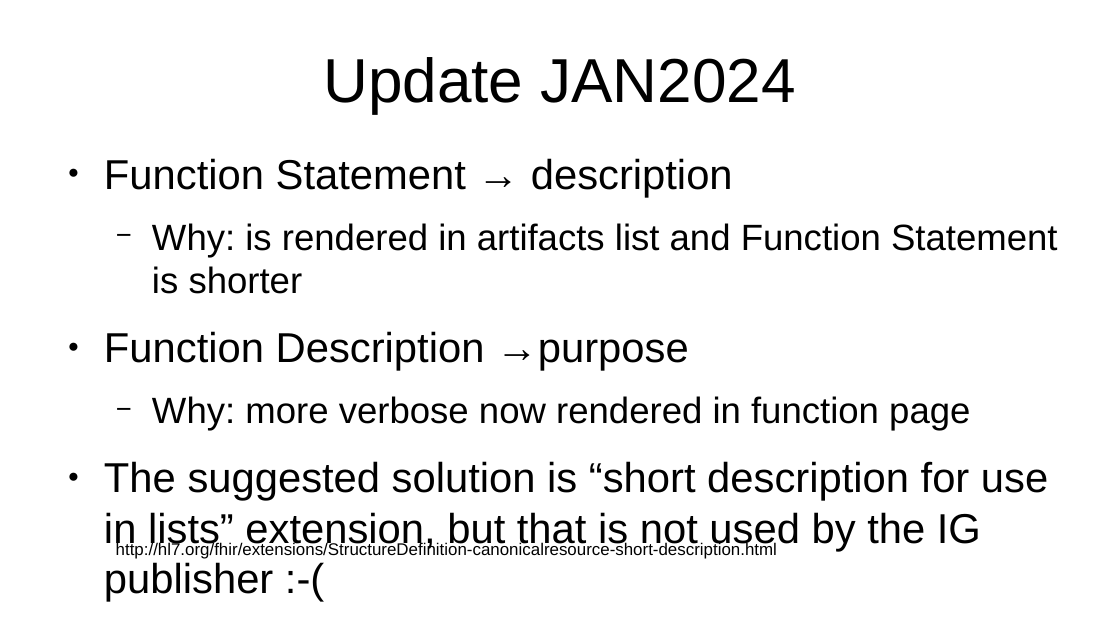
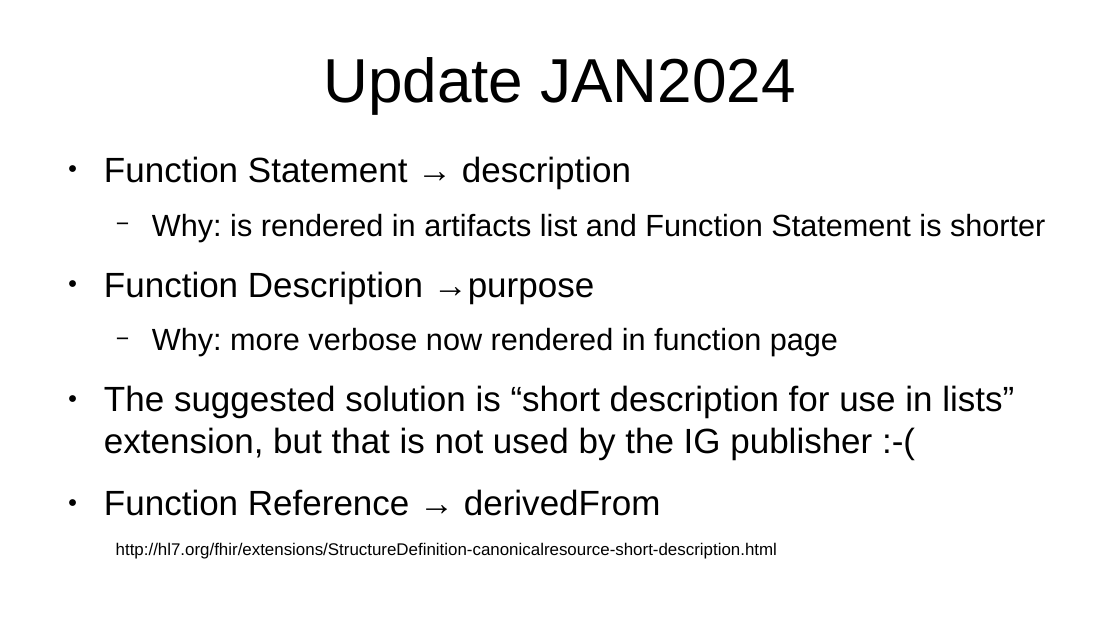
Before and after one commit to HL7/ehrsfm-ig, a slide deck: slide 2 of docs/ehrsfm-tool-fhir_MAY2023.odp. Drawn at 1120x630 pixels with LibreOffice and Linux fonts; fonts in the diff are those of the drawing. Boxes give left, top, right and bottom in pixels: in the first picture for what was removed or moved away, otherwise in the second. Text is boxed around its words. In the diff, an @@ line names an element or a change of style, - is before the commit and + after.

```diff
--- a/docs/ehrsfm-tool-fhir_MAY2023.odp
+++ b/docs/ehrsfm-tool-fhir_MAY2023.odp
@@ text at [104,156,1045,460]: size 29.6 to 24.8 pt in "Function Statement → description", "Function Description →purpose", "The suggested solution is “short description for ..."; size 25.9 to 21.7 pt in "Why: is rendered in artifacts list and ...", "Why: more verbose now rendered in function ..." @@
@@ text at [104,489,661,516]: paragraph added @@
+● Function Reference → derivedFrom
```
Also in this commit, not shown: 6 other files.
